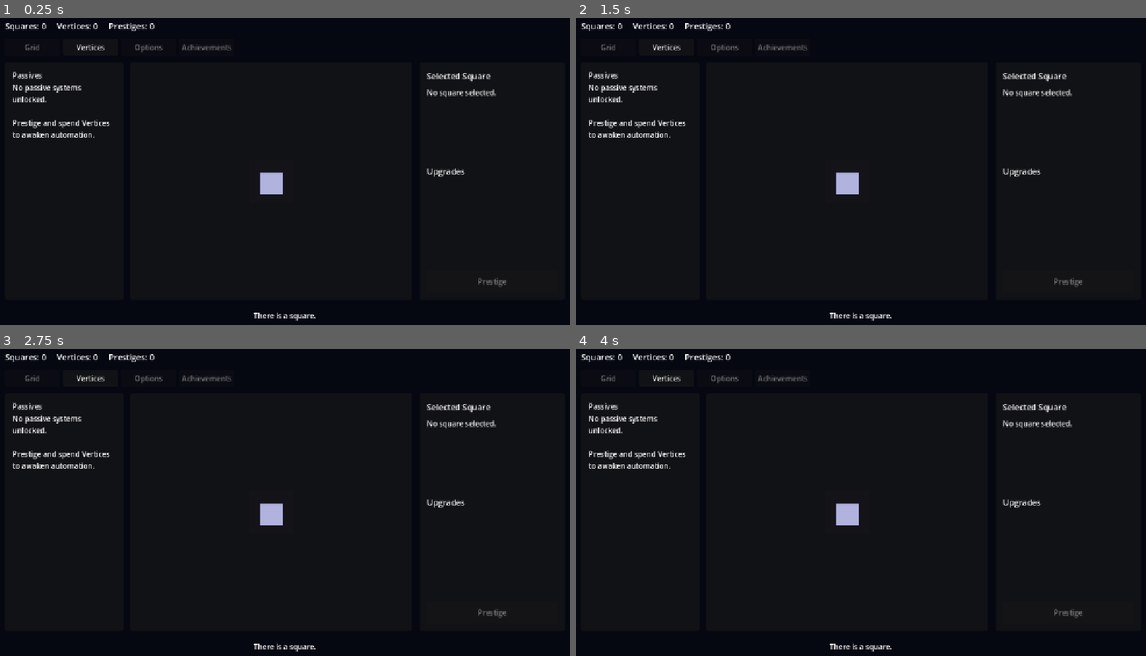
Above: before the commit, frames 1-4 (two rows, left to right).
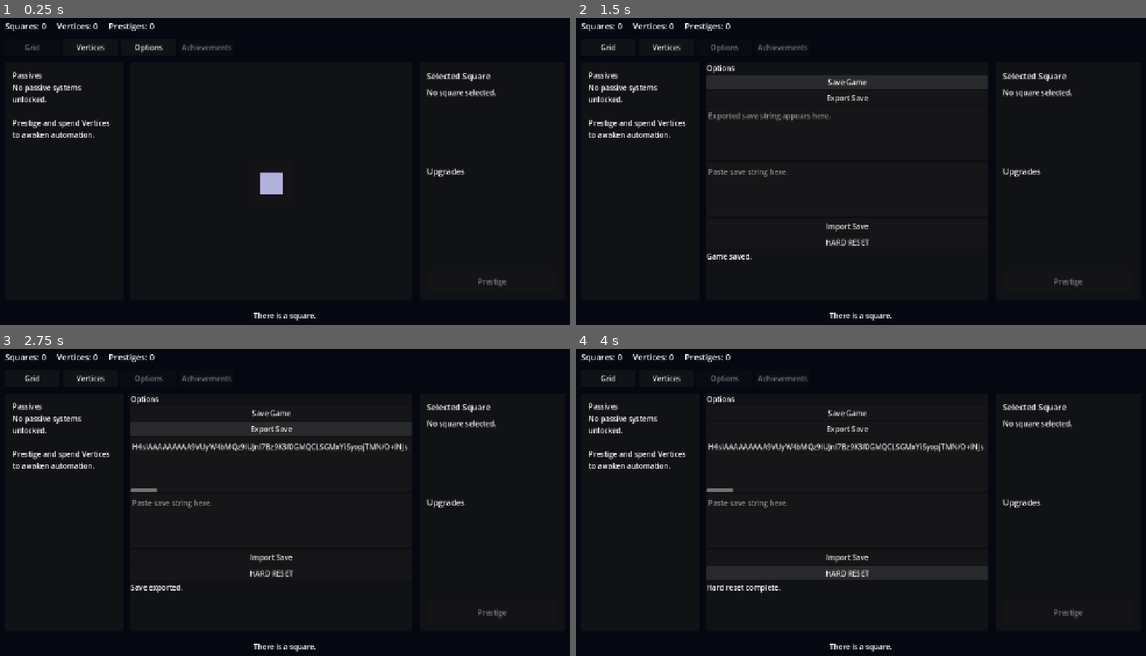
Above: after the commit, the same moments.

Repository: franciscoCapa27/Squared_2
Game: Godot game, scene res://scenes/main/Main.tscn
Same seed, same stepped clock (60 frames per second), same inputs: the game is played once before the commit and once after it.
Inputs (mouse positions are in pixels of both pictures, inside the frame that each line leads up to):
- Up to frame 1 (0.25 s): no input
- Up to frame 2 (1.5 s): click (724, 48) at 0.5 s, where only the run after the commit has a clickable "Options"; click (849, 82) at 1.25 s, where only the run after the commit has a clickable "Save Game"
- Up to frame 3 (2.75 s): click (273, 428) at 2 s, where only the run after the commit has a clickable "Export Save"
- Up to frame 4 (4 s): click (849, 557) at 2.75 s, where only the run after the commit has a clickable "Import Save"; click (849, 573) at 3.5 s, where only the run after the commit has a clickable "HARD RESET"

The runs differ from the first frame. In frame 1, less than 0.1% of the frame differs, in the area x 23-29%, y 8-12%; in frame 2, 1.3%; in frame 3, 1.9%; in frame 4, 2.0%, in the area x 4-72%, y 8-80%.

Commit message:
Add save load export import and hard reset

Diff:
--- a/squared-2/project.godot
+++ b/squared-2/project.godot
@@ -23,6 +23,7 @@
 PassiveGeneratorDatabase="*uid://di5mvt7ott4ux"
 GameState="*uid://dndrl7bbxqkwo"
 PassiveSystem="*uid://b73x43eqyy5ay"
+SaveSystem="*uid://djojbn7814ltt"
 
 [display]
 
--- a/squared-2/scenes/main/Main.tscn
+++ b/squared-2/scenes/main/Main.tscn
@@ -196,6 +196,62 @@
 layout_mode = 2
 size_flags_vertical = 3
 theme_override_constants/separation = 12
+
+[node name="OptionsPage" type="PanelContainer" parent="RootMargin/MainVbox/Content/CenterPageRoot" unique_id=996618759]
+unique_name_in_owner = true
+layout_mode = 1
+anchors_preset = 15
+anchor_right = 1.0
+anchor_bottom = 1.0
+grow_horizontal = 2
+grow_vertical = 2
+
+[node name="OptionsMargin" type="MarginContainer" parent="RootMargin/MainVbox/Content/CenterPageRoot/OptionsPage" unique_id=2003489546]
+layout_mode = 2
+
+[node name="OptionsVBox" type="VBoxContainer" parent="RootMargin/MainVbox/Content/CenterPageRoot/OptionsPage/OptionsMargin" unique_id=1947092701]
+layout_mode = 2
+
+[node name="OptionsTitle" type="Label" parent="RootMargin/MainVbox/Content/CenterPageRoot/OptionsPage/OptionsMargin/OptionsVBox" unique_id=1922031564]
+layout_mode = 2
+text = "Options"
+
+[node name="SaveButton" type="Button" parent="RootMargin/MainVbox/Content/CenterPageRoot/OptionsPage/OptionsMargin/OptionsVBox" unique_id=921981563]
+unique_name_in_owner = true
+layout_mode = 2
+text = "Save Game"
+
+[node name="ExportSaveButton" type="Button" parent="RootMargin/MainVbox/Content/CenterPageRoot/OptionsPage/OptionsMargin/OptionsVBox" unique_id=352066836]
+unique_name_in_owner = true
+layout_mode = 2
+text = "Export Save"
+
+[node name="ExportSaveText" type="TextEdit" parent="RootMargin/MainVbox/Content/CenterPageRoot/OptionsPage/OptionsMargin/OptionsVBox" unique_id=1004516296]
+unique_name_in_owner = true
+custom_minimum_size = Vector2(0, 120)
+layout_mode = 2
+placeholder_text = "Exported save string appears here."
+
+[node name="ImportSaveText" type="TextEdit" parent="RootMargin/MainVbox/Content/CenterPageRoot/OptionsPage/OptionsMargin/OptionsVBox" unique_id=75042349]
+unique_name_in_owner = true
+custom_minimum_size = Vector2(0, 120)
+layout_mode = 2
+placeholder_text = "Paste save string here."
+
+[node name="ImportSaveButton" type="Button" parent="RootMargin/MainVbox/Content/CenterPageRoot/OptionsPage/OptionsMargin/OptionsVBox" unique_id=782817519]
+unique_name_in_owner = true
+layout_mode = 2
+text = "Import Save"
+
+[node name="HardResetButton" type="Button" parent="RootMargin/MainVbox/Content/CenterPageRoot/OptionsPage/OptionsMargin/OptionsVBox" unique_id=1050900557]
+unique_name_in_owner = true
+layout_mode = 2
+text = "HARD RESET"
+
+[node name="OptionsStatusLabel" type="Label" parent="RootMargin/MainVbox/Content/CenterPageRoot/OptionsPage/OptionsMargin/OptionsVBox" unique_id=1495484838]
+unique_name_in_owner = true
+layout_mode = 2
+text = " "
 
 [node name="SidePanel" type="PanelContainer" parent="RootMargin/MainVbox/Content" unique_id=872099950]
 custom_minimum_size = Vector2(320, 0)
--- a/squared-2/scripts/autoload/game_state.gd
+++ b/squared-2/scripts/autoload/game_state.gd
@@ -81,6 +81,7 @@
 	EventBus.prestige_changed.emit(prestige_count)
 	EventBus.squares_changed.emit(squares)
 	EventBus.grid_changed.emit()
+	SaveSystem.save_game()
 
 func _unlock_grid_size_2() -> void:
 	grid_size = 2
@@ -251,3 +252,80 @@
 func multiply_permanent_stat(stat_id: String, multiplier: float) -> void:
 	var current_multiplier: float = get_permanent_stat_multiplier(stat_id)
 	permanent_stat_multipliers[stat_id] = current_multiplier * multiplier
+
+
+func to_save_dict() -> Dictionary:
+	var square_save_data: Dictionary = {}
+
+	for square_id: String in square_ids:
+		var square_data: SquareData = get_square(square_id)
+
+		if square_data == null:
+			continue
+
+		square_save_data[square_id] = square_data.to_save_dict()
+
+	return {
+		"squares": squares,
+		"vertices": vertices,
+		"prestige_count": prestige_count,
+		"grid_size": grid_size,
+		"square_ids": square_ids,
+		"squares_by_id": square_save_data,
+		"unlocked_vertex_upgrades": unlocked_vertex_upgrades,
+		"permanent_stat_multipliers": permanent_stat_multipliers
+	}
+
+func from_save_dict(data: Dictionary) -> void:
+	squares = float(data.get("squares", 0.0))
+	vertices = int(data.get("vertices", 0))
+	prestige_count = int(data.get("prestige_count", 0))
+	grid_size = int(data.get("grid_size", 1))
+
+	square_ids = _string_array_from_variant(data.get("square_ids", ["A1"]))
+
+	squares_by_id.clear()
+
+	var square_save_data: Dictionary = data.get("squares_by_id", {})
+
+	for square_id: String in square_ids:
+		var square_data_variant: Variant = square_save_data.get(square_id)
+
+		if square_data_variant is Dictionary:
+			var square_data: SquareData = SquareData.from_save_dict(square_data_variant as Dictionary)
+			squares_by_id[square_id] = square_data
+		else:
+			squares_by_id[square_id] = SquareData.new(square_id, 0, 0)
+
+	unlocked_vertex_upgrades = data.get("unlocked_vertex_upgrades", {})
+	permanent_stat_multipliers = data.get("permanent_stat_multipliers", {})
+
+func reset_to_new_game() -> void:
+	squares = 0.0
+	vertices = 0
+	prestige_count = 0
+	grid_size = 1
+	square_ids = ["A1"]
+	squares_by_id.clear()
+	unlocked_vertex_upgrades.clear()
+	permanent_stat_multipliers.clear()
+
+	var square_data := SquareData.new("A1", 0, 0)
+	squares_by_id["A1"] = square_data
+
+	EventBus.squares_changed.emit(squares)
+	EventBus.vertices_changed.emit(vertices)
+	EventBus.prestige_changed.emit(prestige_count)
+	EventBus.grid_changed.emit()
+	EventBus.story_message.emit("There is a square.")
+
+func _string_array_from_variant(value: Variant) -> Array[String]:
+	var result: Array[String] = []
+
+	if not value is Array:
+		return result
+
+	for item: Variant in value:
+		result.append(str(item))
+
+	return result
--- a/squared-2/scripts/autoload/passive_system.gd
+++ b/squared-2/scripts/autoload/passive_system.gd
@@ -202,3 +202,47 @@
 			best_square = square_data
 
 	return best_square
+
+
+func to_save_dict() -> Dictionary:
+	var generator_save_data: Dictionary = {}
+
+	for generator_id: String in generator_order:
+		var generator_instance: PassiveGeneratorInstance = get_generator_instance(generator_id)
+
+		if generator_instance == null:
+			continue
+
+		generator_save_data[generator_id] = generator_instance.to_save_dict()
+
+	return {
+		"generators": generator_save_data
+	}
+
+func from_save_dict(data: Dictionary) -> void:
+	_initialize_generators()
+
+	var generator_save_data: Dictionary = data.get("generators", {})
+
+	for generator_id: String in generator_save_data.keys():
+		var generator_instance: PassiveGeneratorInstance = get_generator_instance(generator_id)
+
+		if generator_instance == null:
+			continue
+
+		var instance_data_variant: Variant = generator_save_data.get(generator_id)
+
+		if not instance_data_variant is Dictionary:
+			continue
+
+		generator_instance.apply_save_dict(instance_data_variant as Dictionary)
+
+	passive_state_changed.emit()
+
+func reset_to_new_game() -> void:
+	_initialize_generators()
+
+	for generator_instance: PassiveGeneratorInstance in get_all_generator_instances():
+		generator_instance.reset_to_new_game()
+
+	passive_state_changed.emit()
--- /dev/null
+++ b/squared-2/scripts/autoload/save_system.gd
@@ -0,0 +1,135 @@
+extends Node
+
+const SAVE_VERSION := 1
+const SAVE_PATH := "user://savegame.json"
+
+signal save_loaded()
+signal save_saved()
+signal save_failed(message: String)
+
+func save_game() -> bool:
+	var save_data: Dictionary = _build_save_data()
+	var json_text: String = JSON.stringify(save_data)
+
+	var file: FileAccess = FileAccess.open(SAVE_PATH, FileAccess.WRITE)
+
+	if file == null:
+		var error_message: String = "Could not open save file for writing."
+		push_error(error_message)
+		save_failed.emit(error_message)
+		return false
+
+	file.store_string(json_text)
+	file.close()
+
+	save_saved.emit()
+	return true
+
+func load_game() -> bool:
+	if not FileAccess.file_exists(SAVE_PATH):
+		return false
+
+	var file: FileAccess = FileAccess.open(SAVE_PATH, FileAccess.READ)
+
+	if file == null:
+		var error_message: String = "Could not open save file for reading."
+		push_error(error_message)
+		save_failed.emit(error_message)
+		return false
+
+	var json_text: String = file.get_as_text()
+	file.close()
+
+	var parsed: Variant = JSON.parse_string(json_text)
+
+	if not parsed is Dictionary:
+		var error_message: String = "Save file is not valid JSON."
+		push_error(error_message)
+		save_failed.emit(error_message)
+		return false
+
+	_apply_save_data(parsed as Dictionary)
+
+	save_loaded.emit()
+	return true
+
+func hard_reset() -> void:
+	if FileAccess.file_exists(SAVE_PATH):
+		DirAccess.remove_absolute(ProjectSettings.globalize_path(SAVE_PATH))
+
+	GameState.reset_to_new_game()
+	PassiveSystem.reset_to_new_game()
+
+	save_game()
+
+func export_save_string() -> String:
+	var save_data: Dictionary = _build_save_data()
+	var json_text: String = JSON.stringify(save_data)
+	var bytes: PackedByteArray = json_text.to_utf8_buffer()
+	var compressed: PackedByteArray = bytes.compress(FileAccess.COMPRESSION_GZIP)
+	return Marshalls.raw_to_base64(compressed)
+
+func import_save_string(import_text: String) -> bool:
+	var clean_text: String = import_text.strip_edges()
+
+	if clean_text == "":
+		var empty_error: String = "Import string is empty."
+		save_failed.emit(empty_error)
+		return false
+
+	var compressed: PackedByteArray = Marshalls.base64_to_raw(clean_text)
+
+	if compressed.is_empty():
+		var base64_error: String = "Import string is not valid Base64."
+		save_failed.emit(base64_error)
+		return false
+
+	var decompressed: PackedByteArray = compressed.decompress_dynamic(
+		-1,
+		FileAccess.COMPRESSION_GZIP
+	)
+
+	if decompressed.is_empty():
+		var decompress_error: String = "Could not decompress import string."
+		save_failed.emit(decompress_error)
+		return false
+
+	var json_text: String = decompressed.get_string_from_utf8()
+	var parsed: Variant = JSON.parse_string(json_text)
+
+	if not parsed is Dictionary:
+		var json_error: String = "Imported save is not valid JSON."
+		save_failed.emit(json_error)
+		return false
+
+	_apply_save_data(parsed as Dictionary)
+	save_game()
+
+	save_loaded.emit()
+	return true
+
+func _build_save_data() -> Dictionary:
+	return {
+		"version": SAVE_VERSION,
+		"game_state": GameState.to_save_dict(),
+		"passive_system": PassiveSystem.to_save_dict()
+	}
+
+func _apply_save_data(save_data: Dictionary) -> void:
+	var version: int = int(save_data.get("version", 0))
+
+	if version > SAVE_VERSION:
+		push_warning("Save version is newer than current game version.")
+
+	var game_state_data: Dictionary = save_data.get("game_state", {})
+	var passive_system_data: Dictionary = save_data.get("passive_system", {})
+
+	GameState.from_save_dict(game_state_data)
+	PassiveSystem.from_save_dict(passive_system_data)
+
+	EventBus.squares_changed.emit(GameState.squares)
+	EventBus.vertices_changed.emit(GameState.vertices)
+	EventBus.prestige_changed.emit(GameState.prestige_count)
+	EventBus.grid_changed.emit()
+	EventBus.story_message.emit("Save loaded.")
+	PassiveSystem.passive_state_changed.emit()
--- a/squared-2/scripts/core/passive_generator_instance.gd
+++ b/squared-2/scripts/core/passive_generator_instance.gd
@@ -142,3 +142,45 @@
 	last_payout = payout
 	lifetime_squares_generated += payout
 	lifetime_pulses += 1
+
+
+func to_save_dict() -> Dictionary:
+	var definition_id: String = ""
+
+	if definition != null:
+		definition_id = definition.id
+
+	return {
+		"definition_id": definition_id,
+		"is_unlocked": is_unlocked,
+		"level": level,
+		"self_prestige_level": self_prestige_level,
+		"can_self_prestige": can_self_prestige,
+		"elapsed_seconds": elapsed_seconds,
+		"last_target_square_id": last_target_square_id,
+		"last_payout": last_payout,
+		"lifetime_squares_generated": lifetime_squares_generated,
+		"lifetime_pulses": lifetime_pulses
+	}
+
+func apply_save_dict(data: Dictionary) -> void:
+	is_unlocked = bool(data.get("is_unlocked", false))
+	level = int(data.get("level", 0))
+	self_prestige_level = int(data.get("self_prestige_level", 0))
+	can_self_prestige = bool(data.get("can_self_prestige", false))
+	elapsed_seconds = float(data.get("elapsed_seconds", 0.0))
+	last_target_square_id = str(data.get("last_target_square_id", ""))
+	last_payout = float(data.get("last_payout", 0.0))
+	lifetime_squares_generated = float(data.get("lifetime_squares_generated", 0.0))
+	lifetime_pulses = int(data.get("lifetime_pulses", 0))
+
+func reset_to_new_game() -> void:
+	is_unlocked = false
+	level = 0
+	self_prestige_level = 0
+	can_self_prestige = false
+	elapsed_seconds = 0.0
+	last_target_square_id = ""
+	last_payout = 0.0
+	lifetime_squares_generated = 0.0
+	lifetime_pulses = 0
--- a/squared-2/scripts/core/square_data.gd
+++ b/squared-2/scripts/core/square_data.gd
@@ -431,3 +431,122 @@
 			lines.append("  - %s" % effect_line)
 
 	return "\n".join(lines)
+
+
+func to_save_dict() -> Dictionary:
+	var trait_save_data: Array[Dictionary] = []
+
+	for trait_iter: TraitInstance in traits:
+		trait_save_data.append(trait_iter.to_save_dict())
+
+	return {
+		"id": id,
+		"coordinate": coordinate,
+		"display_name": display_name,
+		"grid_x": grid_x,
+		"grid_y": grid_y,
+		"created_at_prestige": created_at_prestige,
+		"created_at_grid_tier": created_at_grid_tier,
+		"traits": trait_save_data,
+		"permanent_tags": permanent_tags,
+		"temporary_tags": temporary_tags,
+		"status_effects": status_effects,
+		"base_value": base_value,
+		"base_respawn_time": base_respawn_time,
+		"base_manual_multiplier": base_manual_multiplier,
+		"base_passive_multiplier": base_passive_multiplier,
+		"base_crit_chance": base_crit_chance,
+		"base_crit_multiplier": base_crit_multiplier,
+		"current_cooldown": current_cooldown,
+		"current_charge": current_charge,
+		"temporary_value_multiplier": temporary_value_multiplier,
+		"temporary_speed_multiplier": temporary_speed_multiplier,
+		"run_squares_generated": run_squares_generated,
+		"run_manual_clicks": run_manual_clicks,
+		"run_passive_clicks": run_passive_clicks,
+		"lifetime_squares_generated": lifetime_squares_generated,
+		"lifetime_manual_clicks": lifetime_manual_clicks,
+		"lifetime_passive_clicks": lifetime_passive_clicks,
+		"times_traited": times_traited,
+		"times_selected_for_prestige": times_selected_for_prestige,
+		"highest_single_payout": highest_single_payout,
+		"can_receive_traits": can_receive_traits,
+		"is_locked_from_random_trait": is_locked_from_random_trait,
+		"is_favored_for_trait": is_favored_for_trait,
+		"can_be_swapped": can_be_swapped,
+		"is_anchored": is_anchored,
+		"is_corrupted": is_corrupted
+	}
+
+static func from_save_dict(data: Dictionary) -> SquareData:
+	var square_data := SquareData.new(
+		str(data.get("id", "")),
+		int(data.get("grid_x", 0)),
+		int(data.get("grid_y", 0))
+	)
+
+	square_data.coordinate = str(data.get("coordinate", square_data.id))
+	square_data.display_name = str(data.get("display_name", "Square %s" % square_data.coordinate))
+	square_data.created_at_prestige = int(data.get("created_at_prestige", 0))
+	square_data.created_at_grid_tier = int(data.get("created_at_grid_tier", 0))
+
+	square_data.traits.clear()
+
+	var trait_save_data: Array = data.get("traits", [])
+
+	for trait_data_variant: Variant in trait_save_data:
+		if not trait_data_variant is Dictionary:
+			continue
+
+		var trait_instance: TraitInstance = TraitInstance.from_save_dict(trait_data_variant as Dictionary)
+		square_data.traits.append(trait_instance)
+
+	square_data.permanent_tags = _string_array_from_variant(data.get("permanent_tags", []))
+	square_data.temporary_tags = _string_array_from_variant(data.get("temporary_tags", []))
+	square_data.status_effects = _string_array_from_variant(data.get("status_effects", []))
+
+	square_data.base_value = float(data.get("base_value", 1.0))
+	square_data.base_respawn_time = float(data.get("base_respawn_time", 1.0))
+	square_data.base_manual_multiplier = float(data.get("base_manual_multiplier", 1.0))
+	square_data.base_passive_multiplier = float(data.get("base_passive_multiplier", 0.2))
+	square_data.base_crit_chance = float(data.get("base_crit_chance", 0.0))
+	square_data.base_crit_multiplier = float(data.get("base_crit_multiplier", 2.0))
+
+	square_data.current_cooldown = float(data.get("current_cooldown", 0.0))
+	square_data.current_charge = float(data.get("current_charge", 0.0))
+	square_data.temporary_value_multiplier = float(data.get("temporary_value_multiplier", 1.0))
+	square_data.temporary_speed_multiplier = float(data.get("temporary_speed_multiplier", 1.0))
+
+	square_data.run_squares_generated = float(data.get("run_squares_generated", 0.0))
+	square_data.run_manual_clicks = int(data.get("run_manual_clicks", 0))
+	square_data.run_passive_clicks = int(data.get("run_passive_clicks", 0))
+
+	square_data.lifetime_squares_generated = float(data.get("lifetime_squares_generated", 0.0))
+	square_data.lifetime_manual_clicks = int(data.get("lifetime_manual_clicks", 0))
+	square_data.lifetime_passive_clicks = int(data.get("lifetime_passive_clicks", 0))
+	square_data.times_traited = int(data.get("times_traited", 0))
+	square_data.times_selected_for_prestige = int(data.get("times_selected_for_prestige", 0))
+	square_data.highest_single_payout = float(data.get("highest_single_payout", 0.0))
+
+	square_data.can_receive_traits = bool(data.get("can_receive_traits", true))
+	square_data.is_locked_from_random_trait = bool(data.get("is_locked_from_random_trait", false))
+	square_data.is_favored_for_trait = bool(data.get("is_favored_for_trait", false))
+	square_data.can_be_swapped = bool(data.get("can_be_swapped", false))
+	square_data.is_anchored = bool(data.get("is_anchored", false))
+	square_data.is_corrupted = bool(data.get("is_corrupted", false))
+
+	square_data._rebuild_tags()
+	square_data._rebuild_visual_profile()
+
+	return square_data
+
+static func _string_array_from_variant(value: Variant) -> Array[String]:
+	var result: Array[String] = []
+
+	if not value is Array:
+		return result
+
+	for item: Variant in value:
+		result.append(str(item))
+
+	return result
--- a/squared-2/scripts/core/trait_instance.gd
+++ b/squared-2/scripts/core/trait_instance.gd
@@ -152,3 +152,44 @@
 			return "="
 		_:
 			return "?"
+
+func to_save_dict() -> Dictionary:
+	var definition_id: String = ""
+
+	if definition != null:
+		definition_id = definition.id
+
+	return {
+		"instance_id": instance_id,
+		"definition_id": definition_id,
+		"rolled_values": rolled_values,
+		"source": source,
+		"acquired_at_prestige": acquired_at_prestige,
+		"acquired_at_grid_tier": acquired_at_grid_tier,
+		"stack_index": stack_index,
+		"is_absorbed_copy": is_absorbed_copy,
+		"copied_from_square_id": copied_from_square_id,
+		"copied_from_trait_instance_id": copied_from_trait_instance_id,
+		"effectiveness_multiplier": effectiveness_multiplier
+	}
+
+static func from_save_dict(data: Dictionary) -> TraitInstance:
+	var definition_id: String = str(data.get("definition_id", ""))
+	var trait_definition: TraitDefinition = TraitDatabase.get_trait(definition_id)
+
+	var trait_instance := TraitInstance.new(
+		trait_definition,
+		int(data.get("acquired_at_prestige", 0)),
+		int(data.get("acquired_at_grid_tier", 0))
+	)
+
+	trait_instance.instance_id = str(data.get("instance_id", trait_instance.instance_id))
+	trait_instance.rolled_values = data.get("rolled_values", {})
+	trait_instance.source = str(data.get("source", "prestige"))
+	trait_instance.stack_index = int(data.get("stack_index", 1))
+	trait_instance.is_absorbed_copy = bool(data.get("is_absorbed_copy", false))
+	trait_instance.copied_from_square_id = str(data.get("copied_from_square_id", ""))
+	trait_instance.copied_from_trait_instance_id = str(data.get("copied_from_trait_instance_id", ""))
+	trait_instance.effectiveness_multiplier = float(data.get("effectiveness_multiplier", 1.0))
+
+	return trait_instance
--- a/squared-2/scripts/main/main.gd
+++ b/squared-2/scripts/main/main.gd
@@ -20,6 +20,15 @@
 @onready var vertex_upgrade_list: VBoxContainer = %VertexUpgradeList
 @onready var passive_generator_list: VBoxContainer = %PassiveGeneratorList
 
+@onready var options_page: Control = %OptionsPage
+@onready var save_button: Button = %SaveButton
+@onready var export_save_button: Button = %ExportSaveButton
+@onready var export_save_text: TextEdit = %ExportSaveText
+@onready var import_save_text: TextEdit = %ImportSaveText
+@onready var import_save_button: Button = %ImportSaveButton
+@onready var hard_reset_button: Button = %HardResetButton
+@onready var options_status_label: Label = %OptionsStatusLabel
+
 var passive_generator_card_scene: PackedScene = preload("res://scenes/ui/PassiveGeneratorCard.tscn")
 var passive_generator_cards: Dictionary = {}
 
@@ -43,12 +52,30 @@
 	PassiveSystem.passive_state_changed.connect(_refresh_passive_panel)
 	PassiveSystem.passive_pulsed.connect(_on_passive_pulsed)
 
+	options_tab_button.pressed.connect(_on_options_tab_pressed)
+
+	save_button.pressed.connect(_on_save_button_pressed)
+	export_save_button.pressed.connect(_on_export_save_button_pressed)
+	import_save_button.pressed.connect(_on_import_save_button_pressed)
+	hard_reset_button.pressed.connect(_on_hard_reset_button_pressed)
+
+	SaveSystem.save_saved.connect(_on_save_saved)
+	SaveSystem.save_loaded.connect(_on_save_loaded)
+	SaveSystem.save_failed.connect(_on_save_failed)
+
 	_rebuild_grid()
 	_refresh_labels()
 	_show_center_page("grid")
 	_refresh_vertex_shop()
 	_refresh_passive_panel()
 	_on_story_message("There is a square.")
+	var loaded: bool = SaveSystem.load_game()
+
+	if not loaded:
+		_refresh_labels()
+		_rebuild_grid()
+		_refresh_vertex_shop()
+		_refresh_passive_panel()
 
 func _refresh_labels() -> void:
 	_on_squares_changed(GameState.squares)
@@ -127,9 +154,14 @@
 func _show_center_page(page_id: String) -> void:
 	grid_page.visible = page_id == "grid"
 	vertex_shop_page.visible = page_id == "vertex_shop"
+	options_page.visible = page_id == "options"
 
 	grid_tab_button.disabled = page_id == "grid"
 	vertex_shop_tab_button.disabled = page_id == "vertex_shop"
+	options_tab_button.disabled = page_id == "options"
+
+func _on_options_tab_pressed() -> void:
+	_show_center_page("options")
 
 func _on_grid_tab_pressed() -> void:
 	_show_center_page("grid")
@@ -236,3 +268,44 @@
 
 	if selected_square_id != "":
 		_show_square_details(selected_square_id)
+func _on_save_button_pressed() -> void:
+	var saved: bool = SaveSystem.save_game()
+
+	if saved:
+		options_status_label.text = "Game saved."
+
+func _on_export_save_button_pressed() -> void:
+	export_save_text.text = SaveSystem.export_save_string()
+	options_status_label.text = "Save exported."
+
+func _on_import_save_button_pressed() -> void:
+	var imported: bool = SaveSystem.import_save_string(import_save_text.text)
+
+	if imported:
+		options_status_label.text = "Save imported."
+		_refresh_all_ui()
+	else:
+		options_status_label.text = "Import failed."
+
+func _on_hard_reset_button_pressed() -> void:
+	SaveSystem.hard_reset()
+	_refresh_all_ui()
+	options_status_label.text = "Hard reset complete."
+
+func _on_save_saved() -> void:
+	options_status_label.text = "Game saved."
+
+func _on_save_loaded() -> void:
+	_refresh_all_ui()
+
+func _on_save_failed(message: String) -> void:
+	options_status_label.text = message
+
+func _refresh_all_ui() -> void:
+	_refresh_labels()
+	_rebuild_grid()
+	_refresh_vertex_shop()
+	_refresh_passive_panel()
+
+	if selected_square_id != "":
+		_show_square_details(selected_square_id)
Not shown, added: squared-2/scripts/autoload/save_system.gd.uid
